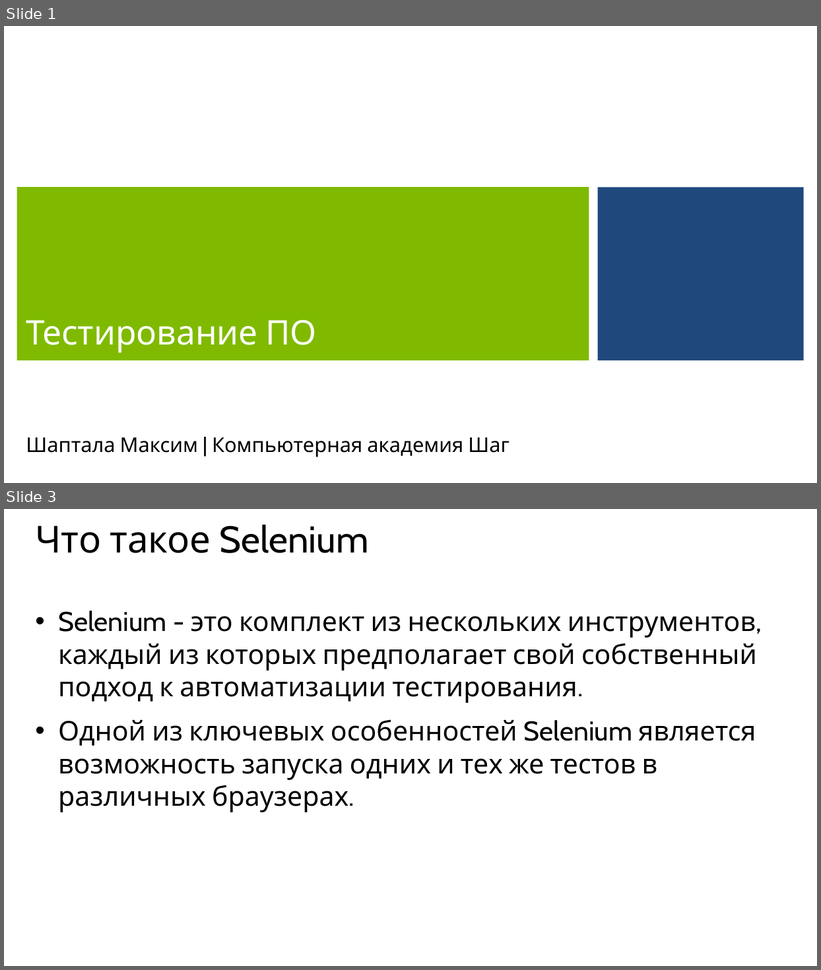
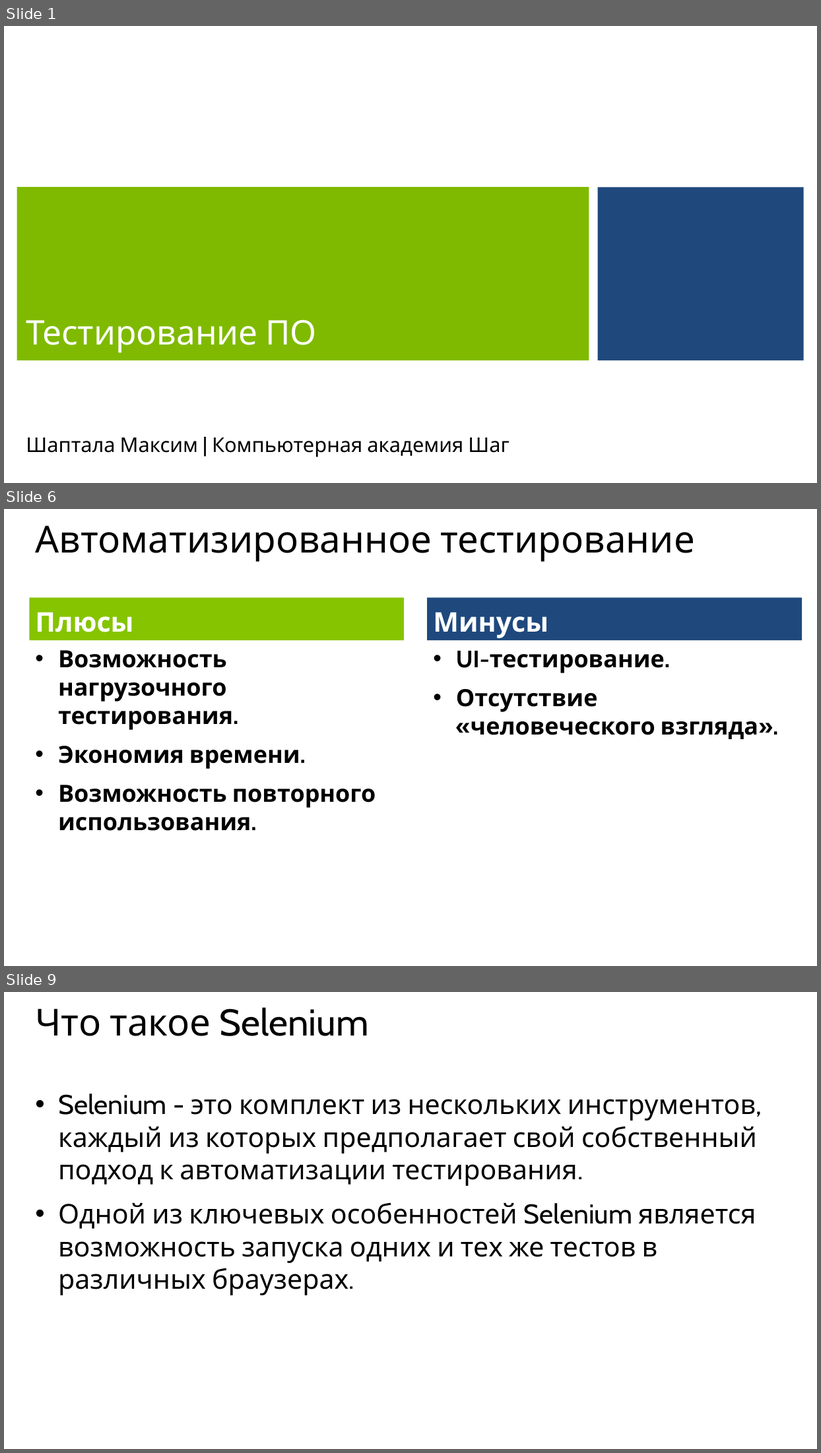
Before and after one commit to maxchv/selenium, a slide deck: openlesson/selenium.pptx. Shown one above the other, each under a label of ours: slides 1 and 3 before the commit, slides 1, 6 and 9 after it; the slides between them are not shown. The pictures are 821x970 and 821x1453 pixels, drawn with LibreOffice and Linux fonts; fonts in the diff are those of the drawing; background and template pictures are left out. Boxes give left, top, right and bottom in pixels: in the first picture for what was removed or moved away, otherwise in the second. Text is boxed around its words. In the diff, an @@ line names an element or a change of style, - is before the commit and + after.

```diff
--- a/openlesson/selenium.pptx
+++ b/openlesson/selenium.pptx
@@ slide 6 added at box(4, 509, 817, 966), background #FFFFFF @@
@@ title added at box(36, 525, 695, 562), 44 pt, text #000000 @@
+Автоматизированное тестирование
@@ text added at box(30, 598, 404, 641), fill #86C400, 32 pt, text #FFFFFF, bold @@
+Плюсы
@@ text added at box(427, 598, 803, 641), fill #1F497D, 32 pt, text #FFFFFF, bold @@
+Минусы
@@ text added at box(58, 650, 376, 831), 28 pt, text #000000, bold @@
+• Возможность нагрузочного тестирования.
+• Экономия времени.
+• Возможность повторного использования.
@@ text added at box(456, 651, 758, 739), 28 pt, text #000000, bold @@
+• UI-тестирование.
+• Отсутствие «человеческого взгляда».
@@ what was slide 3 is now slide 9 @@
```
Also in this commit, not shown: 3 slides changed, 8 other slides added, 1 other file.
